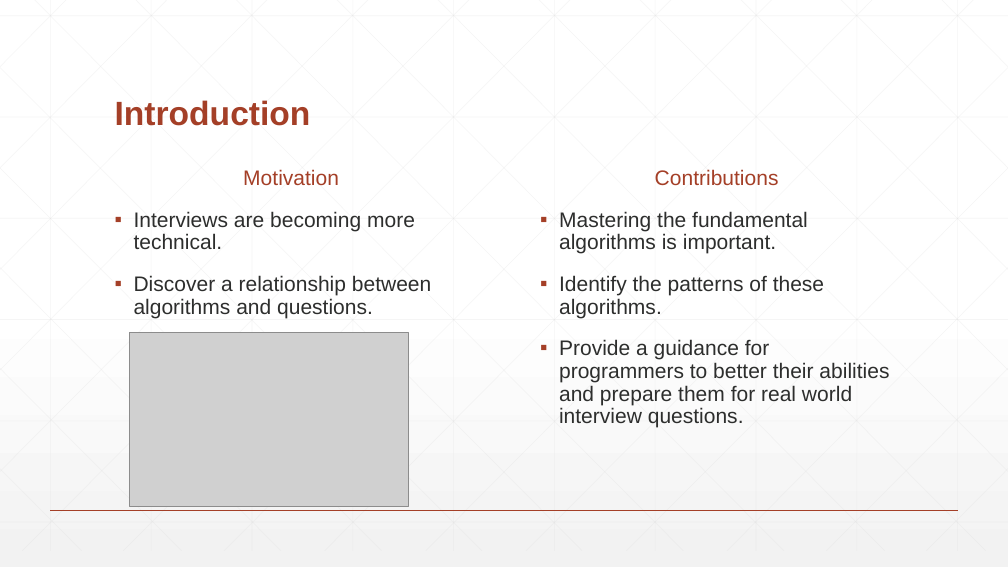
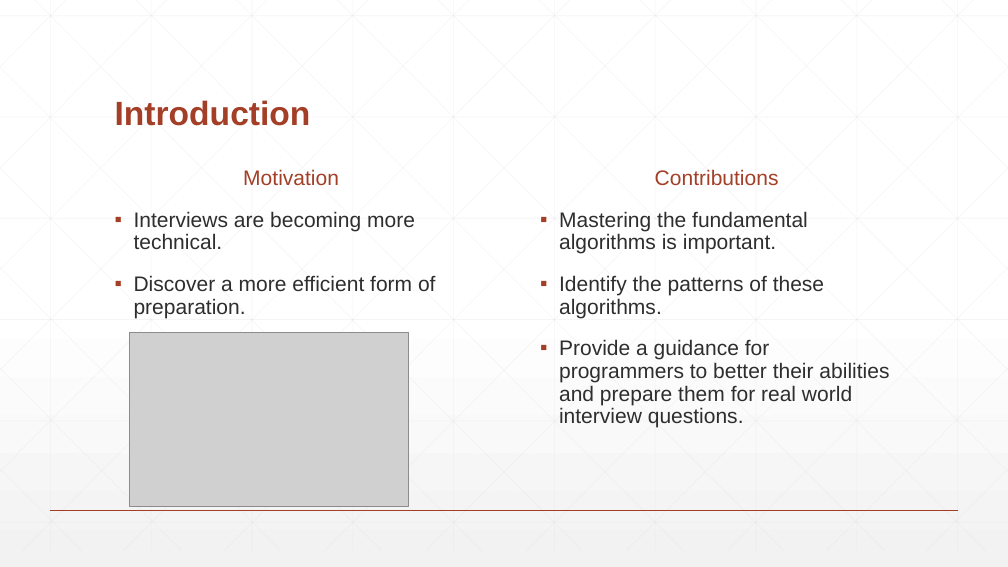
Before and after one commit to Demostroyer/interview-project, a slide deck: slide 3 of presentation/New Thesis Presentation.pptx. Drawn at 1008x567 pixels with LibreOffice and Linux fonts; fonts in the diff are those of the drawing; grey boxes stand for pictures. Boxes give left, top, right and bottom in pixels: in the first picture for what was removed or moved away, otherwise in the second. Text is boxed around its words. In the diff, an @@ line names an element or a change of style, - is before the commit and + after.

```diff
--- a/presentation/New Thesis Presentation.pptx
+++ b/presentation/New Thesis Presentation.pptx
@@ text at box(134, 275, 436, 318): text changed @@
-▪ Discover a relationship between algorithms and questions.
+▪ Discover a more efficient form of preparation.
```
Also in this commit, not shown: 2 other slides changed, 1 slide added, 1 slide removed.
